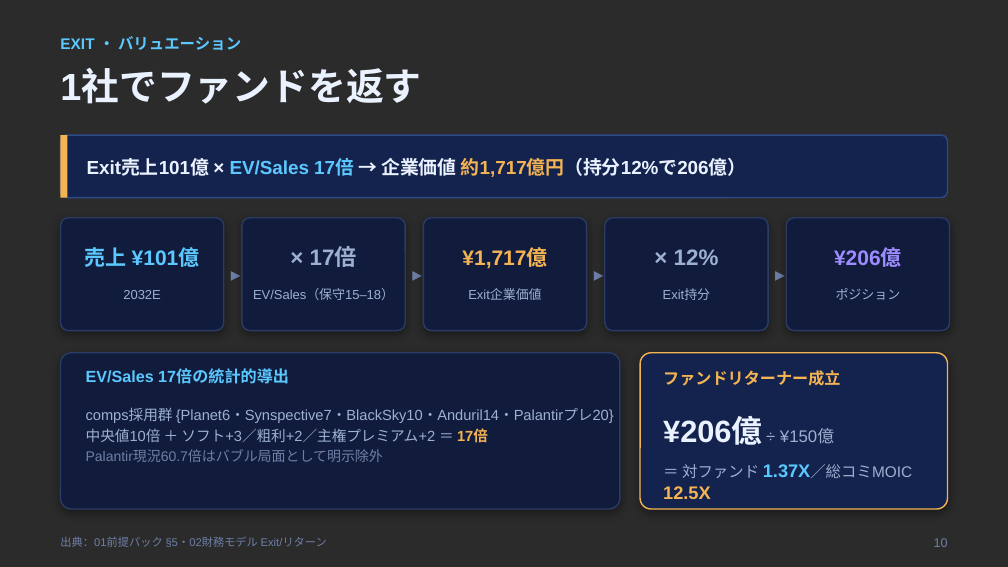
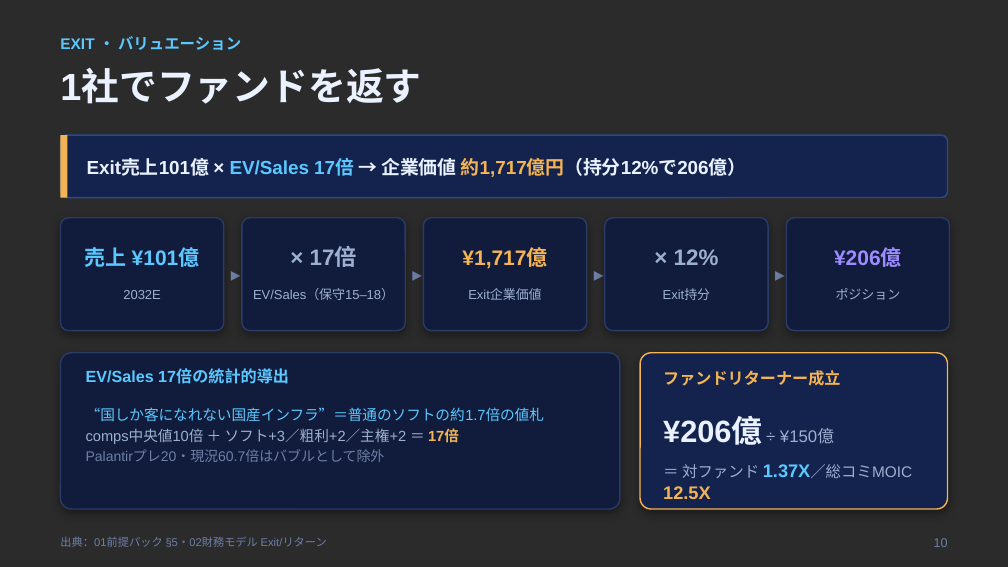
Before and after one commit to Hiroyuki-01/identity_academy_vc, a slide deck: slide 10 of outputs/05_発表スライド.pptx. Drawn at 1008x567 pixels with LibreOffice and Linux fonts; fonts in the diff are those of the drawing; background and template pictures are left out; a plain dark background stands for a picture behind light text. Boxes give left, top, right and bottom in pixels: in the first picture for what was removed or moved away, otherwise in the second. Text is boxed around its words. In the diff, an @@ line names an element or a change of style, - is before the commit and + after.

```diff
--- a/outputs/05_発表スライド.pptx
+++ b/outputs/05_発表スライド.pptx
@@ text at box(86, 407, 544, 462): text changed; text colour #9DB0D0 to #5BC8FF @@
-comps採用群 {Planet6・Synspective7・BlackSky10・Anduril14・Palantirプレ20}
-中央値10倍 ＋ ソフト+3／粗利+2／主権プレミアム+2 ＝ 17倍
-Palantir現況60.7倍はバブル局面として明示除外
+“国しか客になれない国産インフラ”＝普通のソフトの約1.7倍の値札
+comps中央値10倍 ＋ ソフト+3／粗利+2／主権+2 ＝ 17倍
+Palantirプレ20・現況60.7倍はバブルとして除外
```
Also in this commit, not shown: 1 other slide changed, 36 other files.
